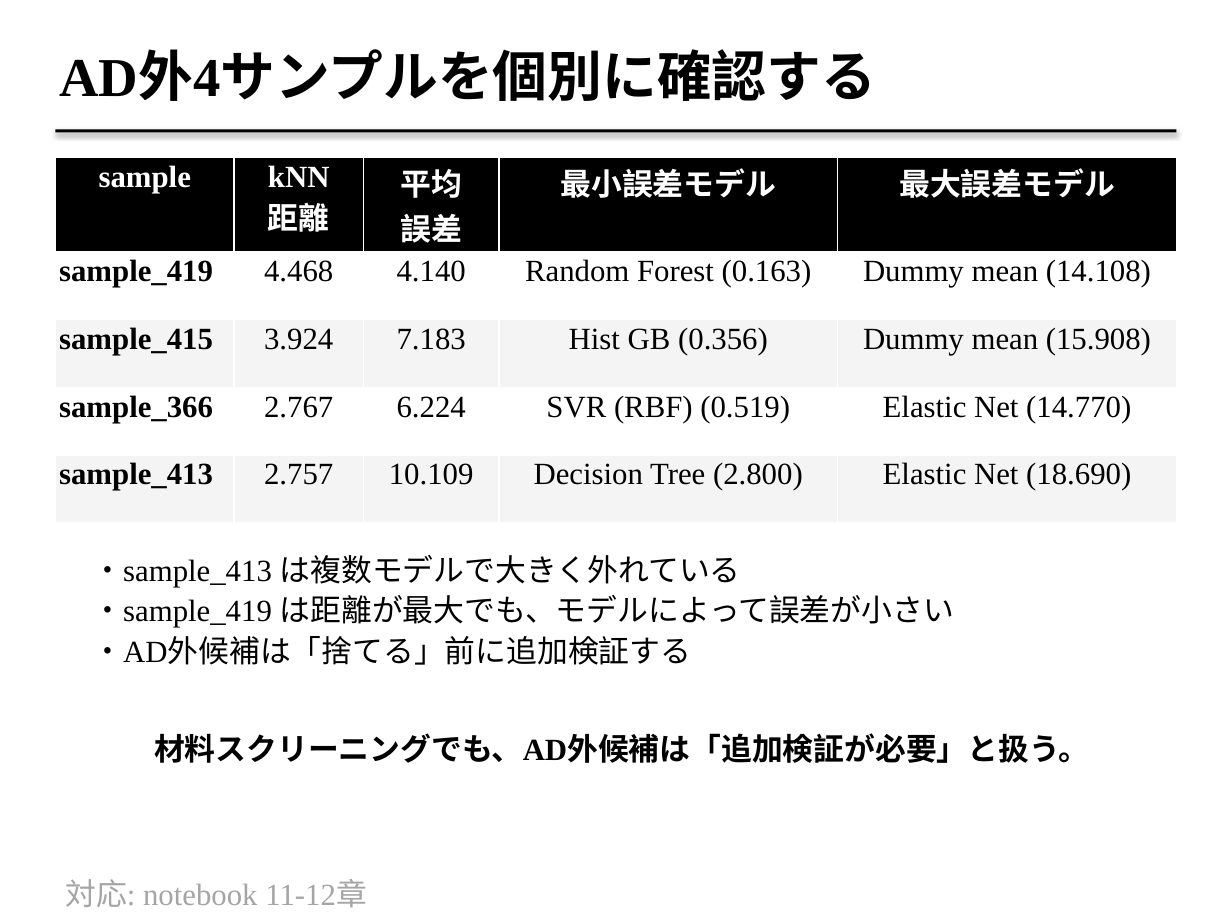
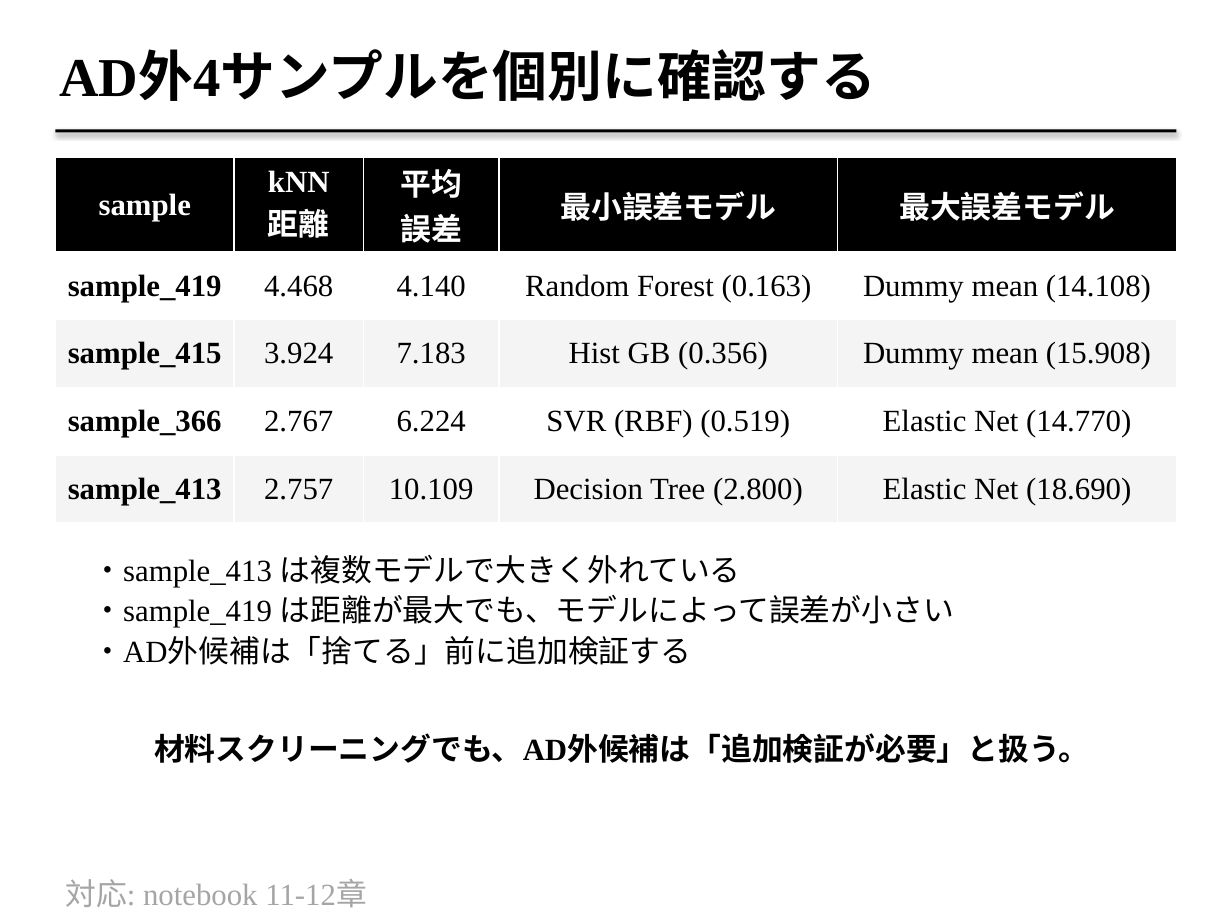
Before and after one commit to fukumoto-riku/python_seminar, a slide deck: slide 11 of lesson_7/applicability-domain_model-comparison_supplement_2026_07_07.pptx. Drawn at 1232x924 pixels with LibreOffice and Linux fonts; fonts in the diff are those of the drawing. Boxes give left, top, right and bottom in pixels: in the first picture for what was removed or moved away, otherwise in the second. Text is boxed around its words. In the diff, an @@ line names an element or a change of style, - is before the commit and + after.

```diff
--- a/lesson_7/applicability-domain_model-comparison_supplement_2026_07_07.pptx
+++ b/lesson_7/applicability-domain_model-comparison_supplement_2026_07_07.pptx
@@ table at (x1=55, y1=158, x2=1177, y2=509) @@
@@ alignment left to centre @@
```
Also in this commit, not shown: 10 other slides changed, 3 other files.
